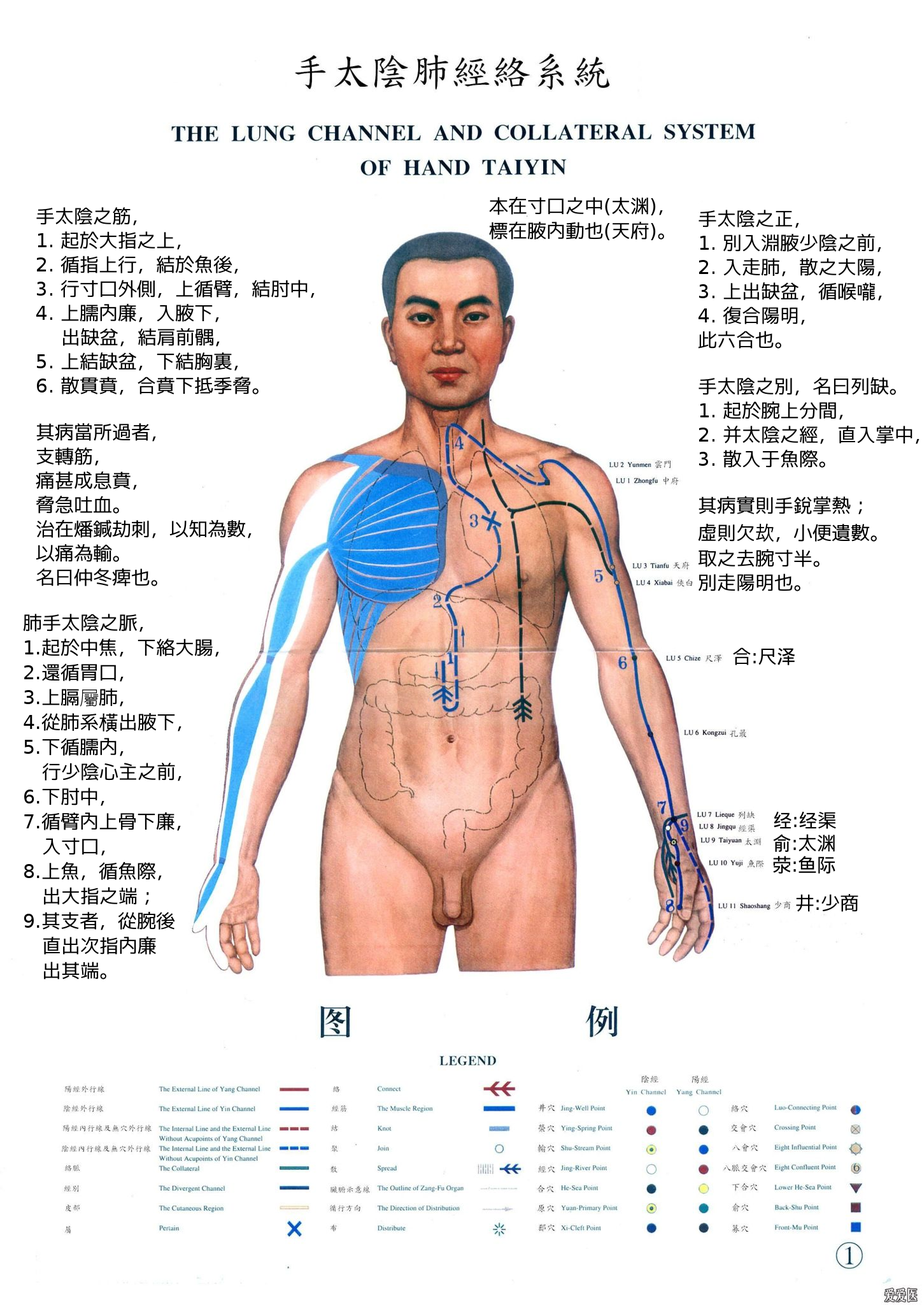
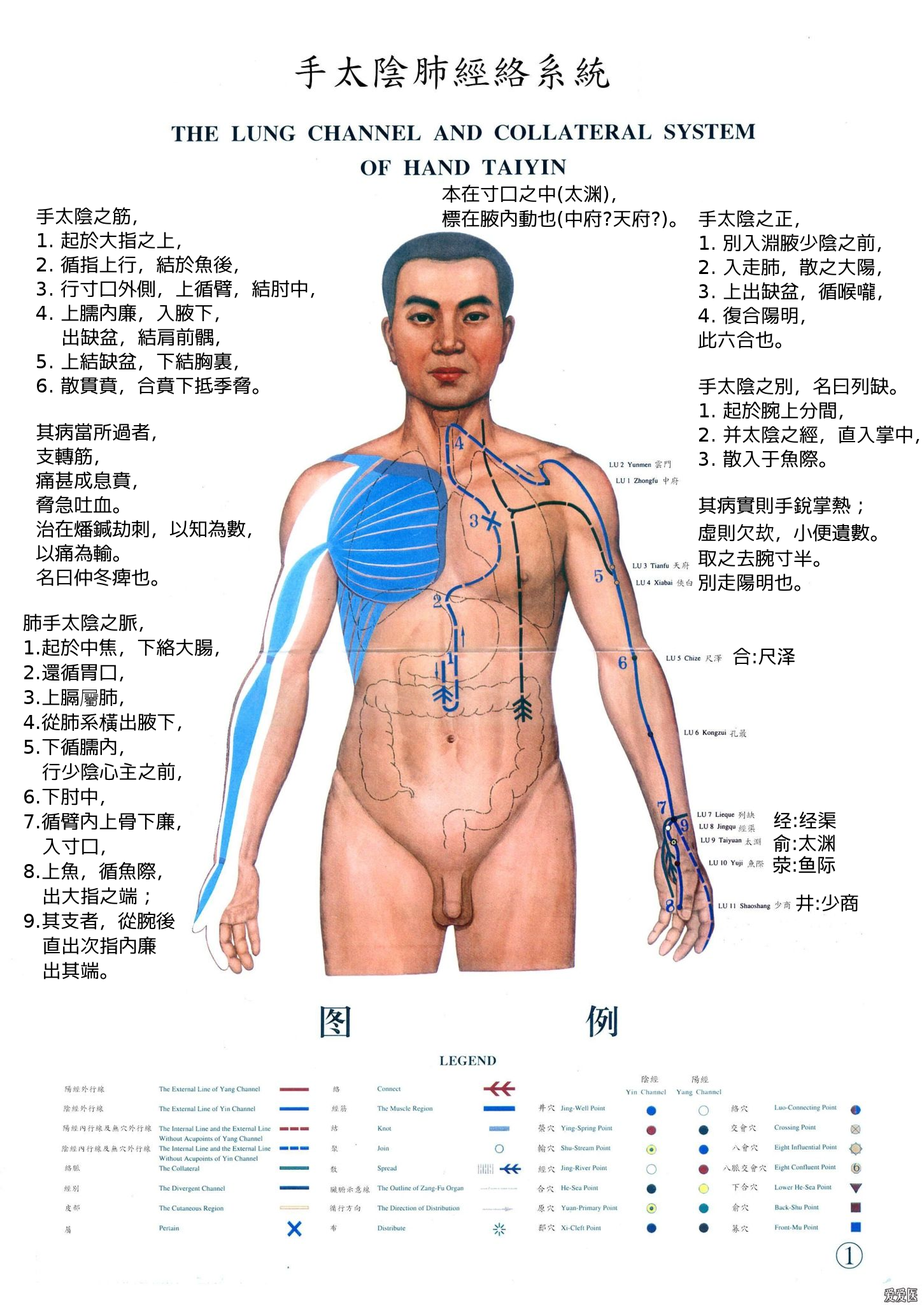
Comparing the layer stacks of the two 922 x 1305 images. Changes:
painted on "本在寸口之中(太渊)， ..." over box(442, 184, 676, 241)
